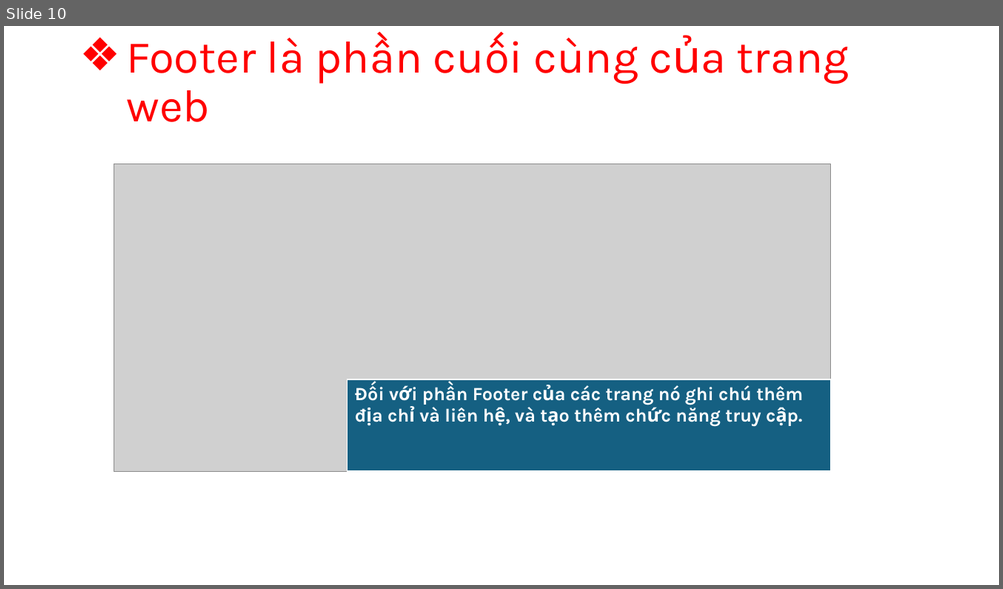
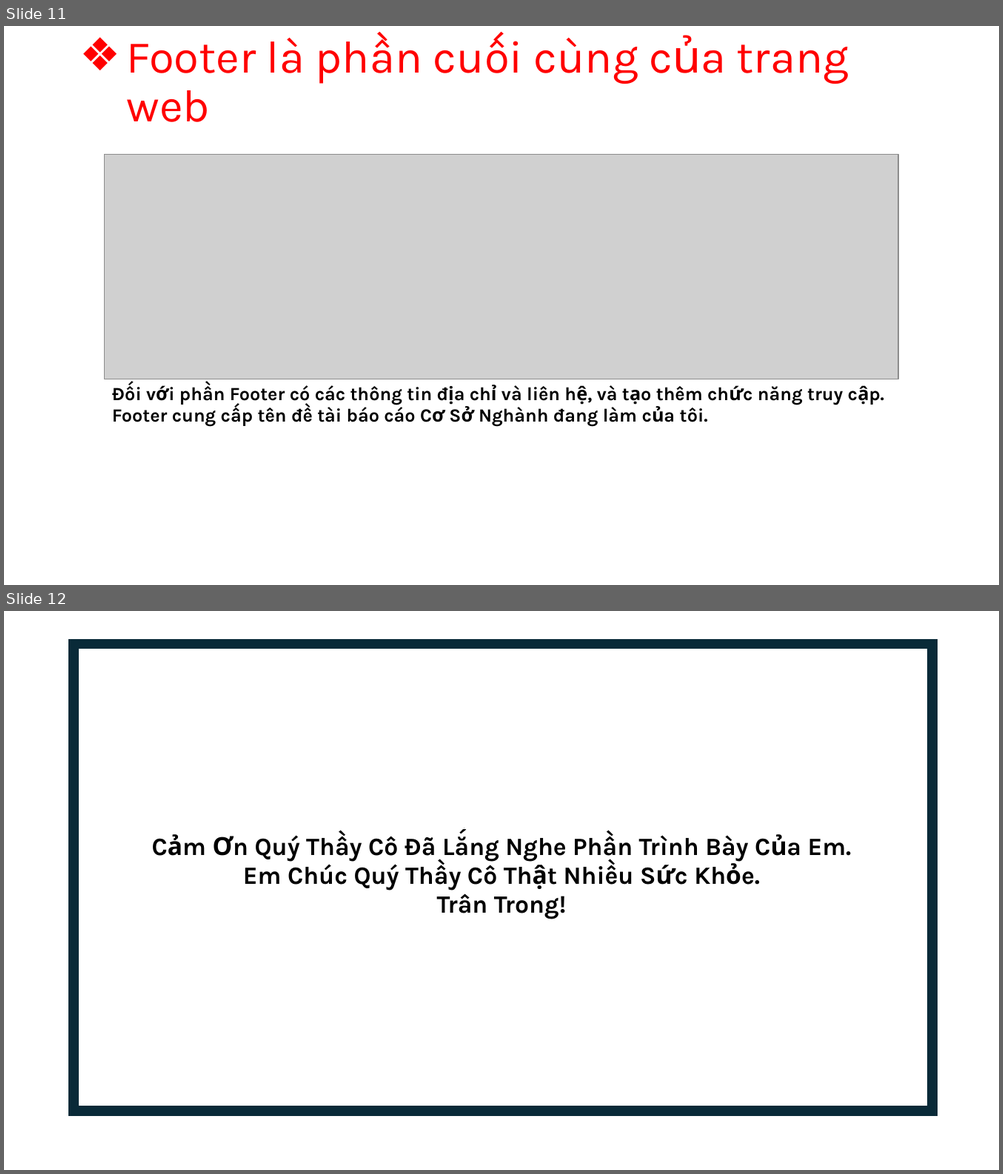
Before and after one commit to Thachnhutminh84/ThachNhutMinh-CSN, a slide deck: word CSN/XÂY DỰNG WEBSITE GIỚI THIỆU DI TÍCH TRÊN.pptx. Shown one above the other, each under a label of ours: slide 10 before the commit, slides 11 and 12 after it. The pictures are 1003x589 and 1003x1174 pixels, drawn with LibreOffice and Linux fonts; fonts in the diff are those of the drawing; grey boxes stand for pictures. Boxes give left, top, right and bottom in pixels: in the first picture for what was removed or moved away, otherwise in the second. Text is boxed around its words. In the diff, an @@ line names an element or a change of style, - is before the commit and + after.

```diff
--- a/word CSN/XÂY DỰNG WEBSITE GIỚI THIỆU DI TÍCH TRÊN.pptx
+++ b/word CSN/XÂY DỰNG WEBSITE GIỚI THIỆU DI TÍCH TRÊN.pptx
@@ slide 12 added at (4,611,999,1170), background #FFFFFF @@
@@ rectangle added at (74,644,933,1112), outline #092A39 9.75 pt @@
@@ table added at (73,829,930,971), 1 rows, 1 columns @@
+Cảm Ơn Quý Thầy Cô Đã Lắng Nghe Phần Trình Bày Của Em. / Em Chúc Quý Thầy Cô Thật Nhiều Sức Khỏe. / Trân Trong!
@@ what was slide 10 is now slide 11 @@
@@ slide 11 changed as well @@
@@ picture: place and size @@
-picture at (114,164,830,472)
+picture at (105,154,899,380)
@@ table at (105,380,899,472) @@
-row 1, column 1: Đối với phần Footer của các trang nó ghi chú thêm địa chỉ và liên hệ, và tạo thêm chức năng truy cập.
+row 1, column 1: Đối với phần Footer có các thông tin địa chỉ và liên hệ, và tạo thêm chức năng truy cập. / Footer cung cấp tên đề tài báo cáo Cơ Sở Nghành đang làm của tôi.
@@ fill #156082 to none in row 1, column 1 @@
@@ table: place and size @@
-table at (347,380,830,472)
+table at (105,380,899,472)
```
Also in this commit, not shown: 9 other slides changed, 1 other slide added, 8 other files.
